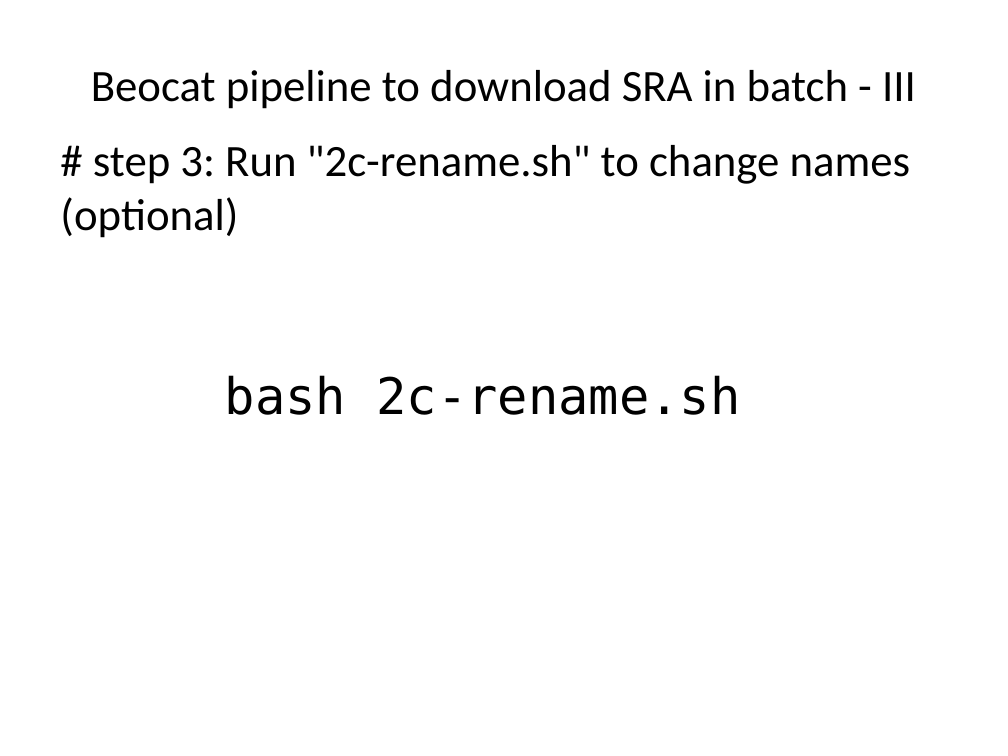
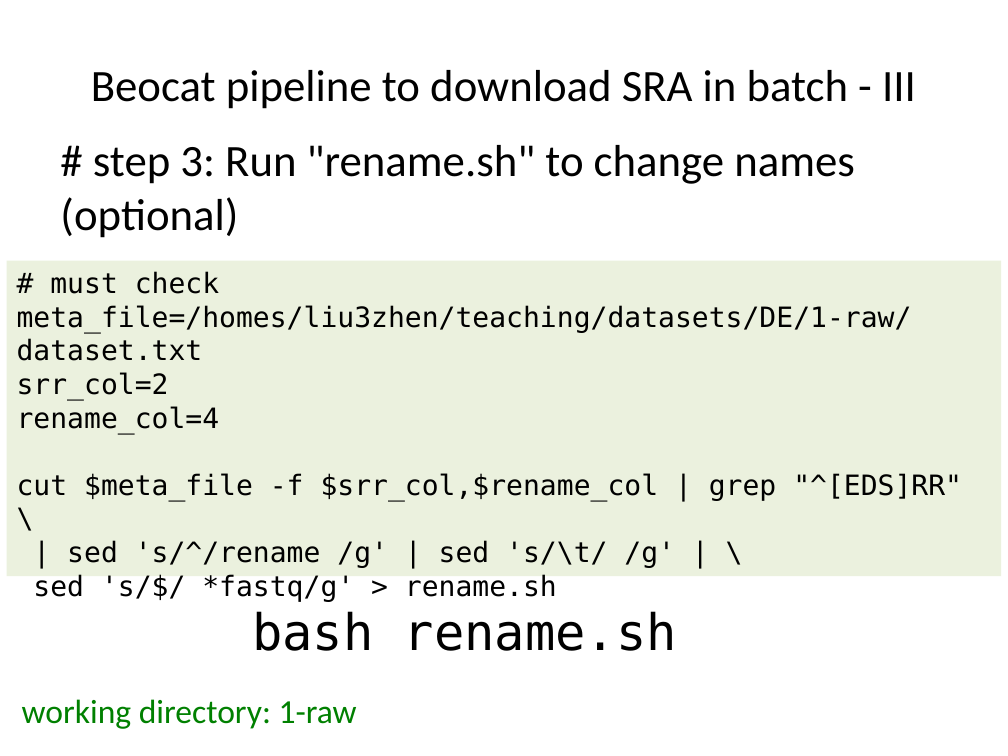
Before and after one commit to liu3zhenlab/teaching, a slide deck: slide 10 of PLPTH813Bioinformatis/2021/inclassProjects/lecture02_in-class-project/RNA-Seq/in-class.project_DE.pptx. Drawn at 1008x756 pixels with LibreOffice and Linux fonts; fonts in the diff are those of the drawing. Boxes give left, top, right and bottom in pixels: in the first picture for what was removed or moved away, otherwise in the second. Text is boxed around its words. In the diff, an @@ line names an element or a change of style, - is before the commit and + after.

```diff
--- a/PLPTH813Bioinformatis/2021/inclassProjects/lecture02_in-class-project/RNA-Seq/in-class.project_DE.pptx
+++ b/PLPTH813Bioinformatis/2021/inclassProjects/lecture02_in-class-project/RNA-Seq/in-class.project_DE.pptx
@@ text at (60, 145, 855, 238): text changed @@
-# step 3: Run "2c-rename.sh" to change names (optional)
+# step 3: Run "rename.sh" to change names (optional)
@@ rectangle added at (7, 261, 1002, 577), fill #EBF1DE, 20 pt, text #000000 @@
+# must check
+meta_file=/homes/liu3zhen/teaching/datasets/DE/1-raw/dataset.txt
+srr_col=2
+rename_col=4
+cut $meta_file -f $srr_col,$rename_col | grep "^[EDS]RR" \
+| sed 's/^/rename /g' | sed 's/\t/ /g' | \
+sed 's/$/ *fastq/g' > rename.sh
@@ text at (252, 611, 677, 651): text changed @@
-bash 2c-rename.sh
+bash rename.sh
@@ text added at (22, 699, 357, 729), 24 pt, text #008000 @@
+working directory: 1-raw
```
Also in this commit, not shown: 14 other slides changed, 4 slides added, 2 slides removed, 19 other files.
